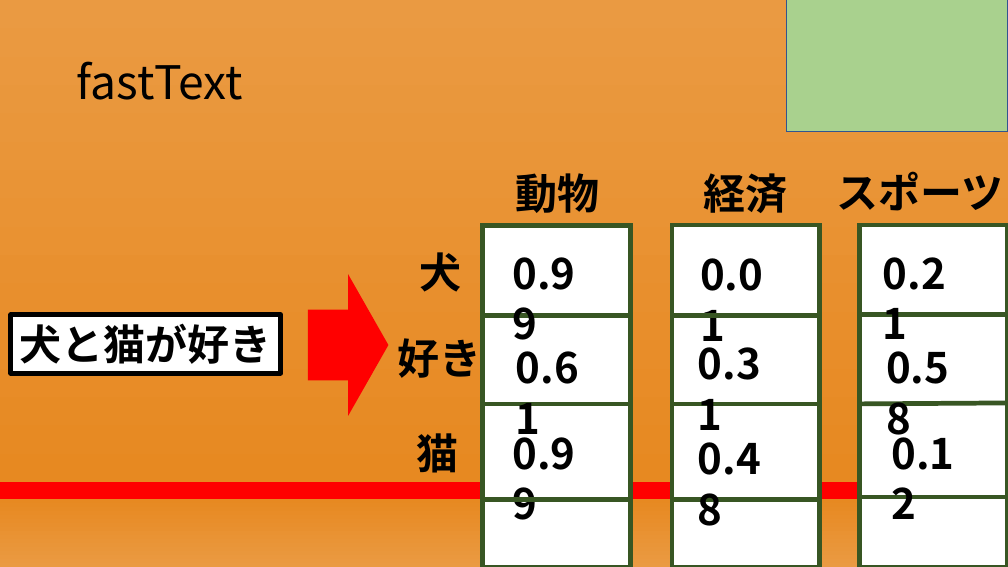
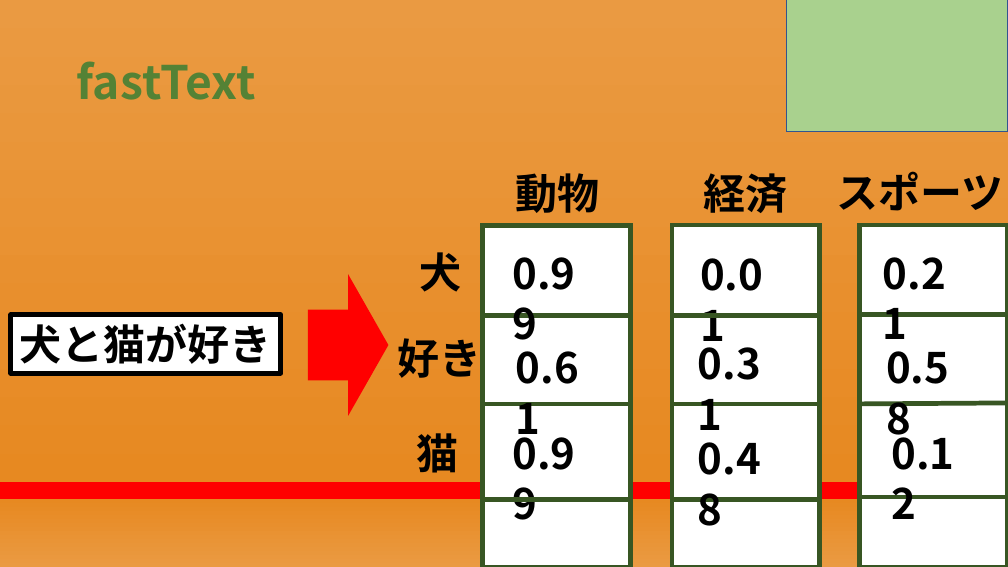
Before and after one commit to RikiishiSuzunosuke/AIspeaker_yosie, a slide deck: slide 16 of presentation/AIスピーカー開発_2.pptx. Drawn at 1008x567 pixels with LibreOffice and Linux fonts; fonts in the diff are those of the drawing. Boxes give left, top, right and bottom in pixels: in the first picture for what was removed or moved away, otherwise in the second. Text is boxed around its words. In the diff, an @@ line names an element or a change of style, - is before the commit and + after.

```diff
--- a/presentation/AIスピーカー開発_2.pptx
+++ b/presentation/AIスピーカー開発_2.pptx
@@ title "fastText" at [77,61,256,100]: text colour #000000 to #548235, letter outline none to #000000 0.75 pt, bold on @@
```
Also in this commit, not shown: 2 other slides changed, 1 slide added, 1 slide removed.
